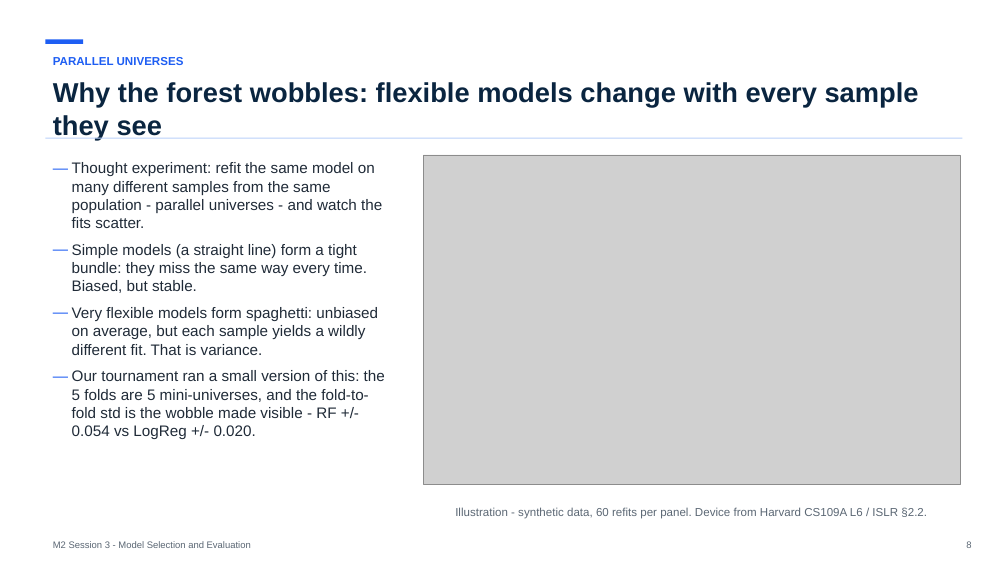
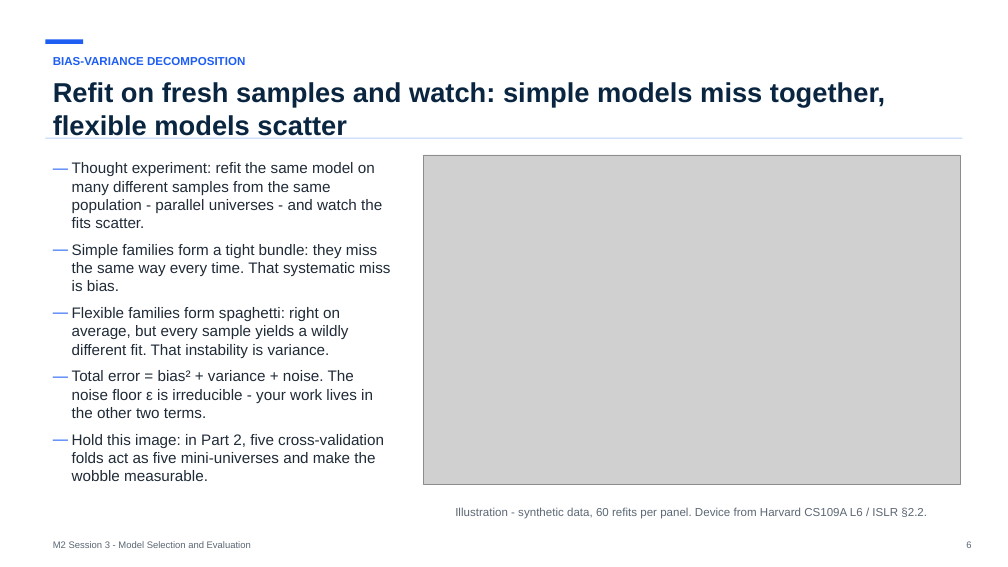
Before and after one commit to koenossendrijver/fontys-tech-exercises, a slide deck: slide 6 of presentations/m2-session-3-model-selection-and-evaluation.pptx (slide 8 before the commit). Drawn at 1008x567 pixels with LibreOffice and Linux fonts; fonts in the diff are those of the drawing; grey boxes stand for pictures. Boxes give left, top, right and bottom in pixels: in the first picture for what was removed or moved away, otherwise in the second. Text is boxed around its words. In the diff, an @@ line names an element or a change of style, - is before the commit and + after.

```diff
--- a/presentations/m2-session-3-model-selection-and-evaluation.pptx
+++ b/presentations/m2-session-3-model-selection-and-evaluation.pptx
@@ text at [53, 57, 245, 65]: text changed @@
-PARALLEL UNIVERSES
+BIAS-VARIANCE DECOMPOSITION
@@ text at [53, 82, 885, 139]: text changed @@
-Why the forest wobbles: flexible models change with every sample they see
+Refit on fresh samples and watch: simple models miss together, flexible models scatter
@@ text at [72, 244, 390, 481]: text changed @@
-— Simple models (a straight line) form a tight bundle: they miss the same way every time. Biased, but stable.
-— Very flexible models form spaghetti: unbiased on average, but each sample yields a wildly different fit. That is variance.
-— Our tournament ran a small version of this: the 5 folds are 5 mini-universes, and the fold-to-fold std is the wobble made visible - RF +/- 0.054 vs LogReg +/- 0.020.
+— Simple families form a tight bundle: they miss the same way every time. That systematic miss is bias.
+— Flexible families form spaghetti: right on average, but every sample yields a wildly different fit. That instability is variance.
+— Total error = bias² + variance + noise. The noise floor ε is irreducible - your work lives in the other two terms.
+— Hold this image: in Part 2, five cross-validation folds act as five mini-universes and make the wobble measurable.
```
Also in this commit, not shown: 12 other slides changed, 7 slides added, 1 slide removed, 8 other files.
